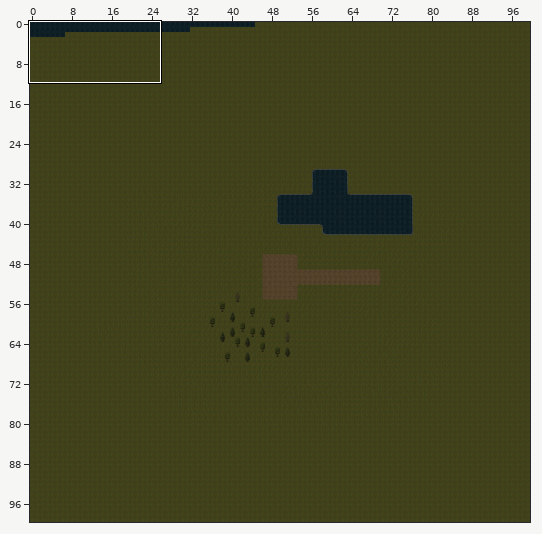
A Tiled map (JSON) gets an edit: LostAndDivine.ClientMonoGame/Content/Sectors/3_7.tmj. The picture above shows the old version from afar; the outline marks the close-up.
Close-up. The starting point:
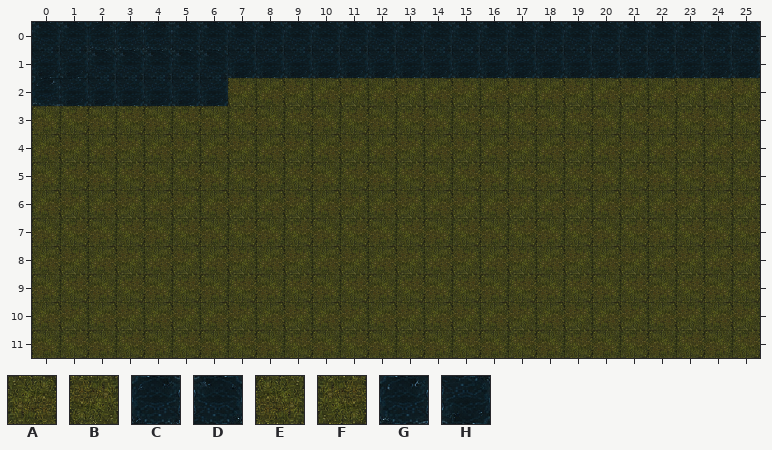
Cells are 64x64 px. Shown: x 0..25, y 0..11. The commit also changed other parts of the map, which this record leaves out.
Key: from "World-Tilemap": A 91, B 92, C 99, D 100, E 121, F 122, G 129, H 130.
_ is an empty cell.
Layers that did not change in this view are not listed.
Layer "Слой тайлов 1" before, first column x 0:
 0 DDCCCDDDDDDDDDDDDDDDDDDDDD
 1 HHDDDDDHHHHHHHHHHHHHHHHHHH
 2 GHHHHHHBABABABABABABABABAB
 3 EFEFEFEFEFEFEFEFEFEFEFEFEF
 4 ABABABABABABABABABABABABAB
 5 EFEFEFEFEFEFEFEFEFEFEFEFEF
 6 ABABABABABABABABABABABABAB
 7 EFEFEFEFEFEFEFEFEFEFEFEFEF
 8 ABABABABABABABABABABABABAB
 9 EFEFEFEFEFEFEFEFEFEFEFEFEF
10 ABABABABABABABABABABABABAB
11 EFEFEFEFEFEFEFEFEFEFEFEFEF
Once edited:
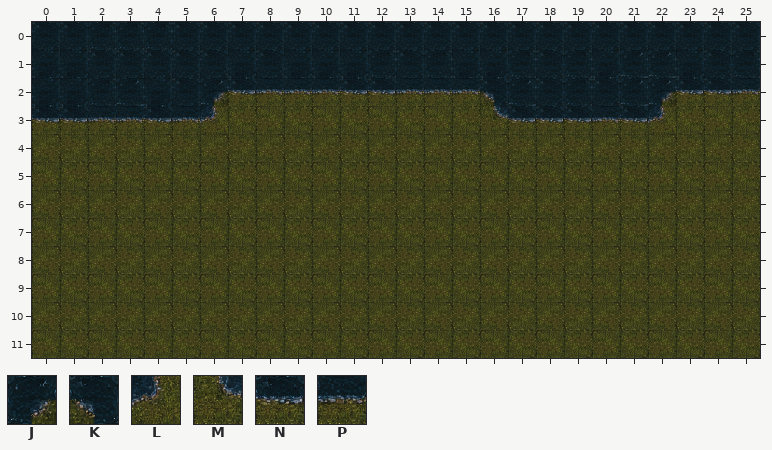
Further tiles: from "World-Tilemap": J 10, K 11, L 39, M 158, N 159, P 160.
The edit:
Layer "Слой тайлов 1":
y 1: x 8 H -> D; x 12..14 HHH -> CDC; x 17..19 HHH -> CDC; x 21..22 HH -> GG; x 24..25 HH -> DC
y 2: x 0 G -> H; x 2..3 HH -> CG; x 5..25 HHBABABABABABABABABAB -> DJNPPPNNPPPKGDCDGJNNP
y 3: x 0..6 EFEFEFE -> NNPPNPL; x 16..22 EFEFEFE -> MNNNPNL
Pixel boxes of the changes (left, top, right, bottom) in both close-ups:
changed: (32, 50, 760, 134)
